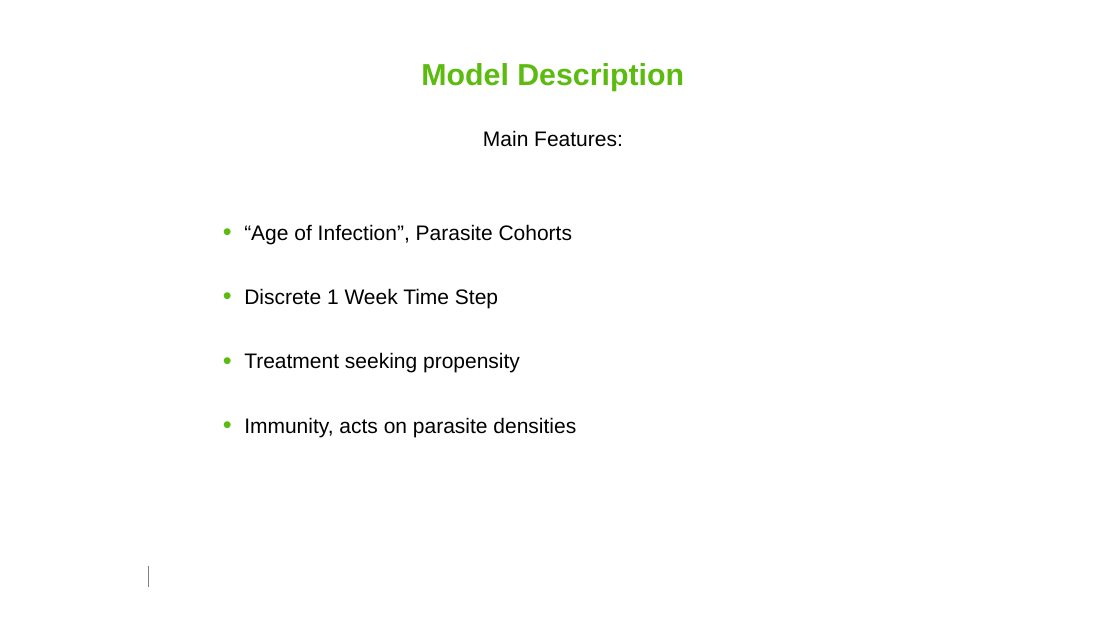
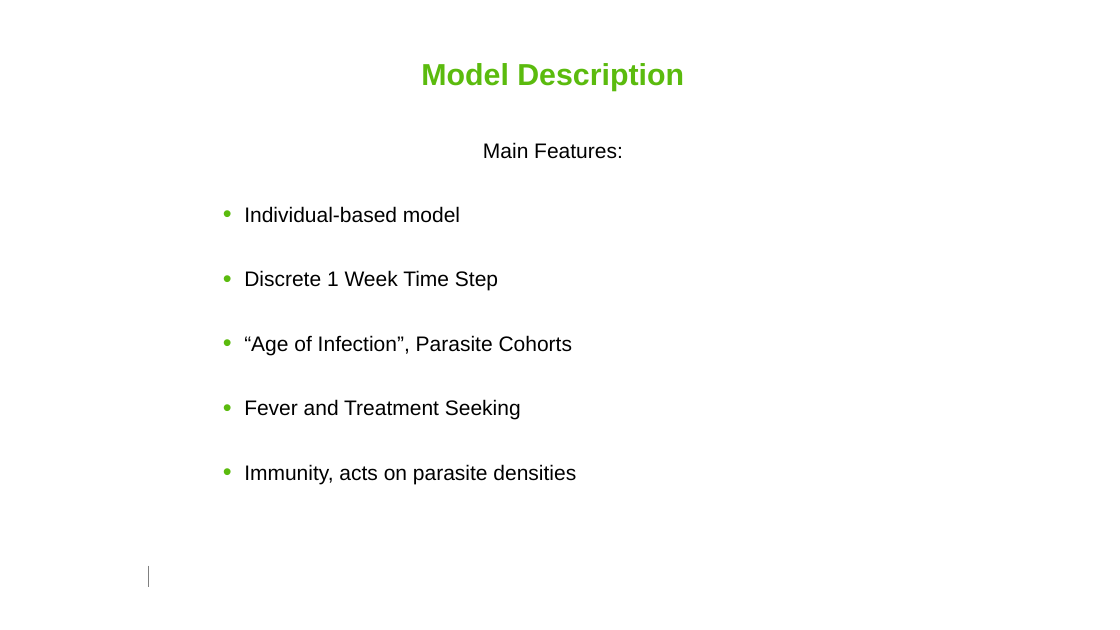
Before and after one commit to smitdave/MASH-Main, a slide deck: slide 2 of MASH-dev/JohnHenry/PDG/PfPDG.pptm (slide 3 before the commit). Drawn at 1120x630 pixels with LibreOffice and Linux fonts; fonts in the diff are those of the drawing; background and template pictures are left out. Boxes give left, top, right and bottom in pixels: in the first picture for what was removed or moved away, otherwise in the second. Text is boxed around its words. In the diff, an @@ line names an element or a change of style, - is before the commit and + after.

```diff
--- a/MASH-dev/JohnHenry/PDG/PfPDG.pptm
+++ b/MASH-dev/JohnHenry/PDG/PfPDG.pptm
@@ text "Main Features:": place and size @@
-text "Main Features:" at [244,130,623,437]
+text "Main Features:" at [244,142,623,484]
@@ text at [244,206,498,291]: paragraphs added @@
+• Individual-based model
+• Discrete 1 Week Time Step
@@ text at [244,399,521,420]: text changed @@
-• Discrete 1 Week Time Step
-• Treatment seeking propensity
+• Fever and Treatment Seeking
```
Also in this commit, not shown: 4 other slides changed, 11 slides added, 2 slides removed, 5 other files.
